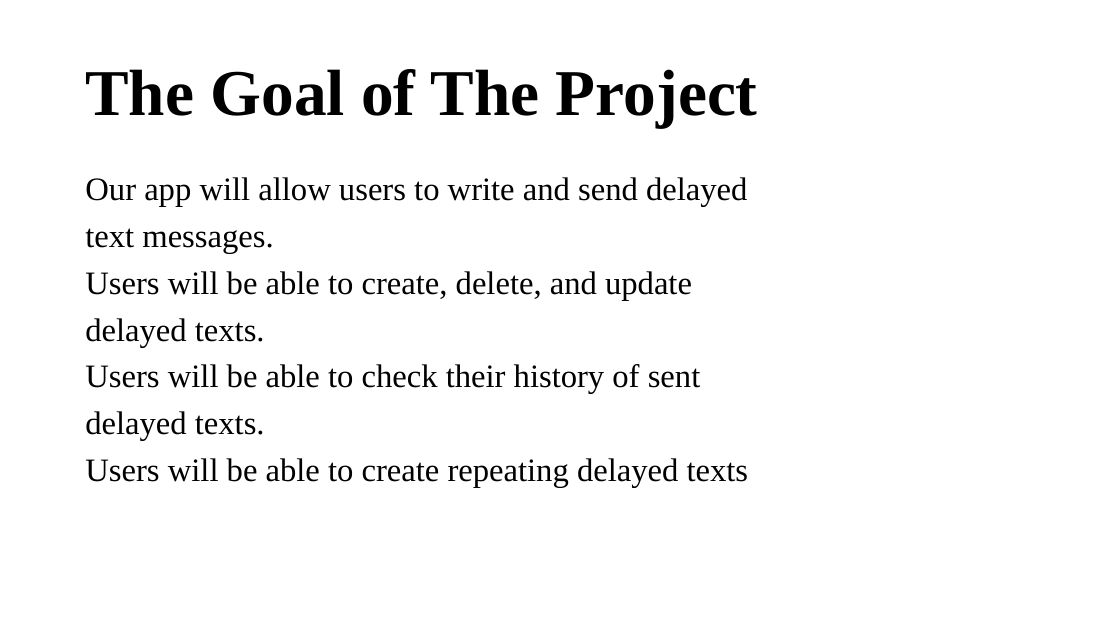
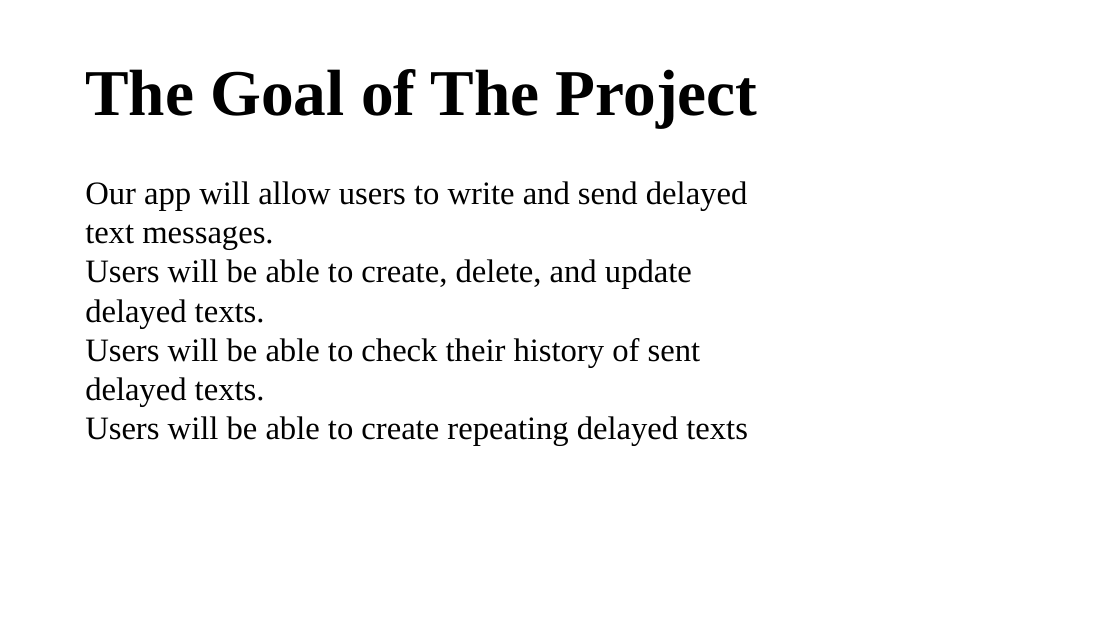
Before and after one commit to leangseu/AndroidAutomaText, a slide deck: slide 2 of Progress/week2/Presentation2.pptx. Drawn at 1120x630 pixels with LibreOffice and Linux fonts; fonts in the diff are those of the drawing. Boxes give left, top, right and bottom in pixels: in the first picture for what was removed or moved away, otherwise in the second. Text is boxed around its words. In the diff, an @@ line names an element or a change of style, - is before the commit and + after.

```diff
--- a/Progress/week2/Presentation2.pptx
+++ b/Progress/week2/Presentation2.pptx
@@ text "Our app will allow users ..." at <box>85,181,748,446</box>: line spacing 0.9 to 1; less space between paragraphs @@
```
Also in this commit, not shown: 3 other slides changed, 1 slide added, 1 other file.
